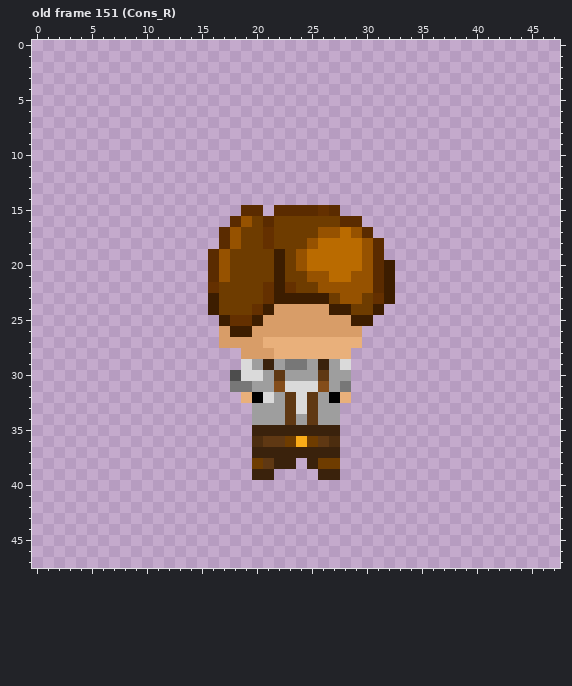
Pixel-art file, stored at Skins/Default.aseprite. This is how it looked before the edit.
48x48 pixels, 160 frames. Colours within 5 levels of each other are drawn and written as one. Shown: old frame 151 (Cons_R). The commit also changed other frames, which this record leaves out.
Once edited:
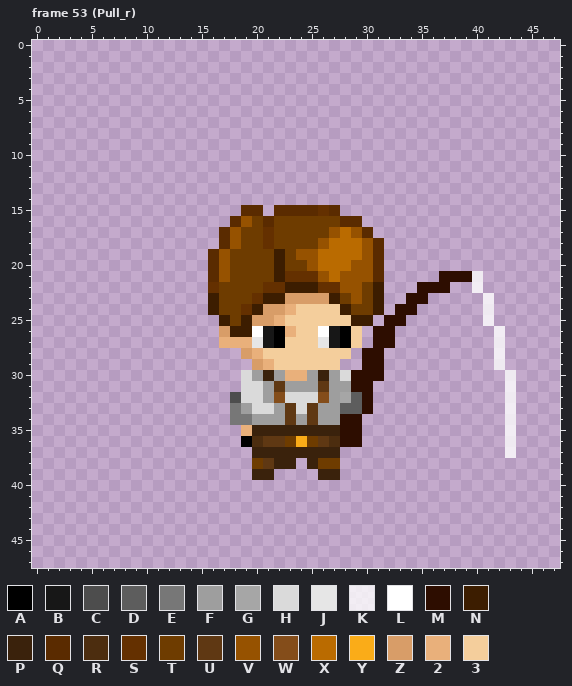
Palette (. is transparent): A #000000  B #171717  C #4d4d4d  D #5d5d5d  E #777777  F #9e9e9e  G #a6a6a6  H #dadada  J #e6e6e6  K #ffffffc8  L #ffffff  M #2d0d00  N #3c1d00  P #3a220c  Q #5a2b00  R #4c2d0f  S #643000  T #6e3c00  U #5f3813  V #965200  W #844d1a  X #ba6b00  Y #faac18  Z #d89d68  2 #e9b07b  3 #f4ce9c
A new or re-ordered frame is compared with the old frame closest to it.
Change:
frames 160 -> 176
Frame 53 (Pull_r) is new; against old frame 151 (Cons_R), layers "Fishing rod", "Head", "Torso":
y 17: x 26 V -> T
y 18: x 25..26 VX -> TV
y 19: x 25 X -> V
y 20: x 24..25 VX -> TV; x 29 X -> V; x 32 N -> .
y 21: x 23..25 TTV -> SSS; x 28 X -> V; x 32 N -> .; x 37..40 .... -> MMMK
y 22: x 22..27 NSTTVV -> SNNNSS; x 30..32 VQN -> TN.; x 35..37 ... -> MMM; x 40 . -> K
y 23: x 20..21 TS -> SN; x 23..28 NNNNTV -> ZZZZNT; x 31..32 SN -> N.; x 34..35 .. -> MM; x 41 . -> K
y 24: x 19..21 TSN -> SNZ; x 23..27 ZZZZN -> 23333; x 33..34 .. -> MM; x 41 . -> K
y 25: x 18..20 SSN -> TNZ; x 22..28 ZZZZZZZ -> 2333333; x 32..33 .. -> MM; x 41 . -> K
y 26: x 20..29 ZZZZZZZZZZ -> LBA233LBA3; x 31..32 .. -> MM; x 42 . -> K
y 27: x 17..29 ZZZZ222222222 -> 222JBA333JBA3; x 31..32 .. -> MM; x 42 . -> K
y 28: x 20..28 ZZ2222222 -> 233333333; x 30..31 .. -> MM; x 42 . -> K
y 29: x 19..28 HFPFEEFPFH -> .Z2333333.; x 30..31 .. -> MM; x 42 . -> K
y 30: x 18 C -> .; x 20..24 HFUFF -> FPF22; x 26 U -> P; x 28..31 F... -> HMMM; x 43 . -> K
y 31: x 18..20 EEF -> .HH; x 22..26 WHHHW -> UFFFU; x 28..30 E.. -> FMM; x 43 . -> K
y 32: x 18..23 .2AHFU -> CHHFWH; x 25..30 UFA2.. -> HWFGDM; x 43 . -> K
y 33: x 18..21 ..FF -> EFHH; x 28..30 ... -> DDM; x 43 . -> K
y 34: x 18..19 .. -> EE; x 28..29 .. -> MM; x 43 . -> K
y 35: x 19 . -> 2; x 28..29 .. -> MM; x 43 . -> K
y 36: x 19 . -> A; x 28..29 .. -> MM; x 43 . -> K
y 37: x 43 . -> K
Where, in picture pixels (left, top, right, bottom), the same in both pictures:
changed: (219, 227, 516, 458)
